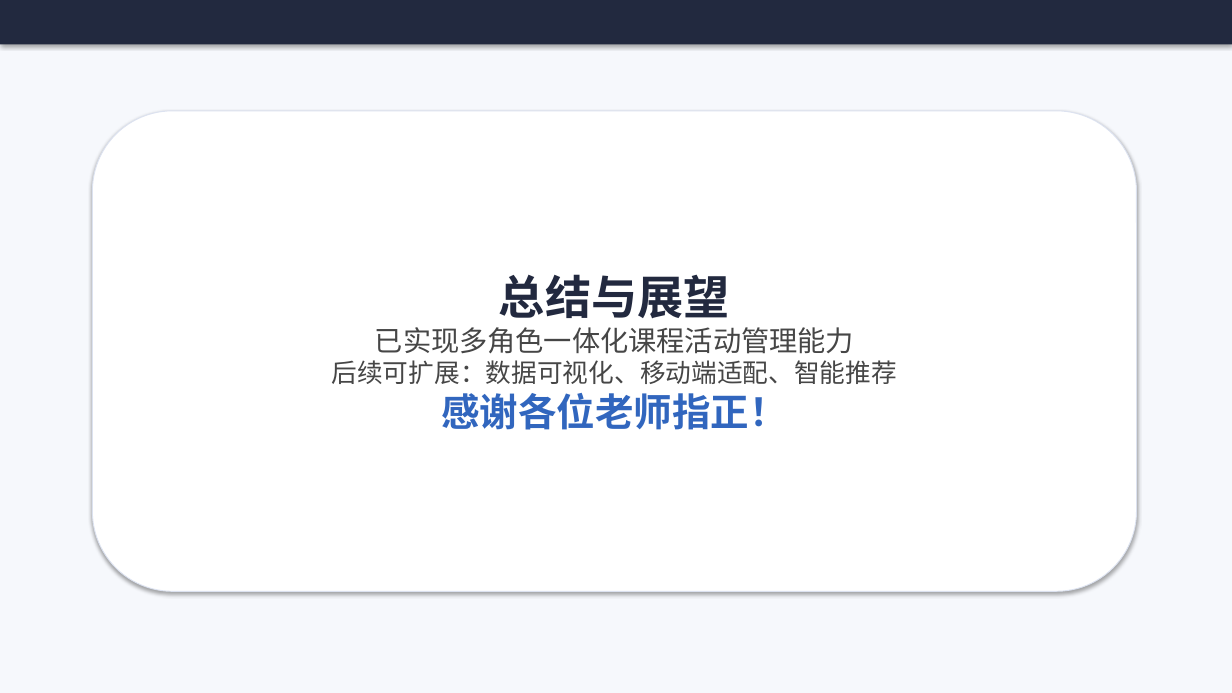
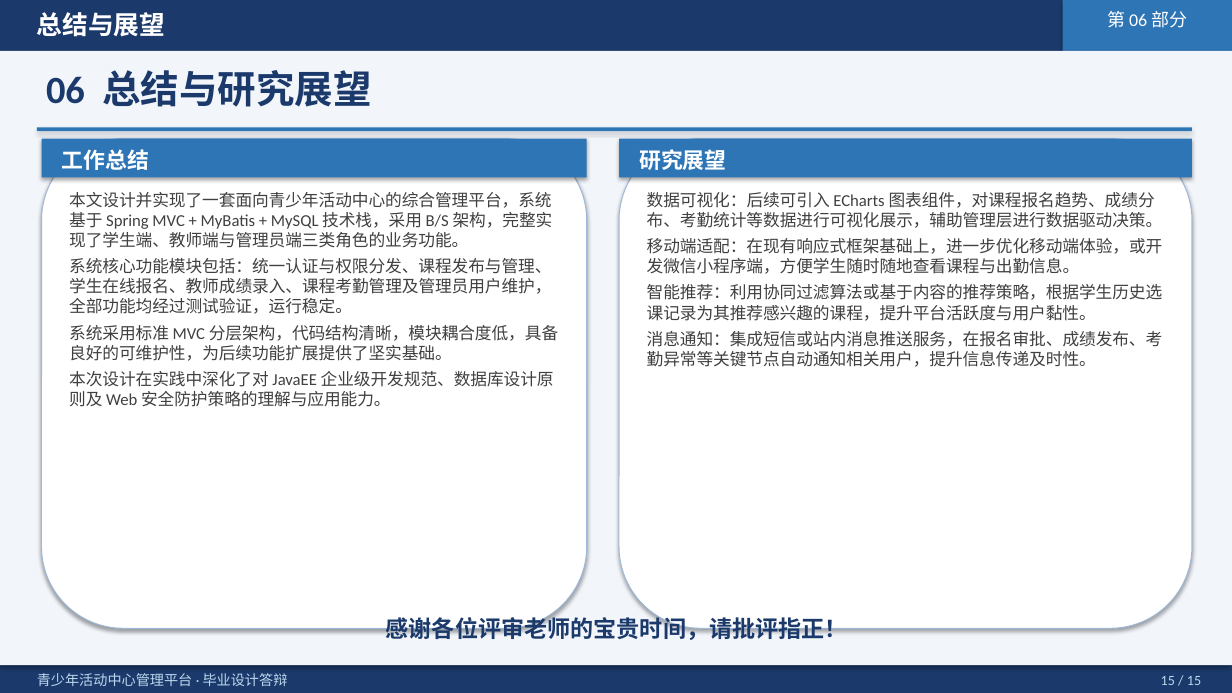
Before and after one commit to cxkqq/Student_Exam, a slide deck: slide 15 of defense_ppt.pptx. Drawn at 1232x693 pixels with LibreOffice and Linux fonts; fonts in the diff are those of the drawing. Boxes give left, top, right and bottom in pixels: in the first picture for what was removed or moved away, otherwise in the second. Text is boxed around its words. In the diff, an @@ line names an element or a change of style, - is before the commit and + after.

```diff
--- a/defense_ppt.pptx
+++ b/defense_ppt.pptx
@@ rectangle: place and size @@
-rectangle at [0, 0, 1232, 44]
+rectangle at [0, 0, 1232, 51]
@@ rectangle at [0, 0, 1232, 51]: fill #22293F to #1B3A6B @@
@@ text added at [37, 12, 165, 37], 20 pt, text #FFFFFF, bold @@
+总结与展望
@@ rectangle added at [1063, 0, 1232, 51], fill #2E75B6 @@
@@ text added at [1107, 11, 1187, 28], 14 pt, text #FFFFFF @@
+第 06 部分
@@ rectangle: place and size @@
-rectangle at [0, 0, 1232, 693]
+rectangle at [0, 51, 1232, 665]
@@ rectangle at [0, 51, 1232, 665]: fill #F6F8FC to #F2F6FB @@
@@ text added at [46, 70, 371, 107], 30 pt, text #1B3A6B, bold @@
+06 总结与研究展望
@@ rounded rectangle removed at [92, 111, 1137, 592] @@
-总结与展望
-已实现多角色一体化课程活动管理能力
-后续可扩展：数据可视化、移动端适配、智能推荐
-感谢各位老师指正！
@@ rectangle added at [37, 128, 1192, 131], fill #2E75B6 @@
@@ rounded rectangle added at [42, 139, 587, 628], fill #FFFFFF, outline #9DB8D9 0.75 pt @@
@@ rectangle added at [42, 139, 587, 177], fill #2E75B6 @@
@@ text added at [62, 149, 149, 170], 17 pt, text #FFFFFF, bold @@
+工作总结
@@ rounded rectangle added at [619, 139, 1192, 628], fill #FFFFFF, outline #9DB8D9 0.75 pt @@
@@ rectangle added at [619, 139, 1192, 177], fill #2E75B6 @@
@@ text added at [639, 149, 726, 170], 17 pt, text #FFFFFF, bold @@
+研究展望
@@ text added at [69, 192, 558, 407], 13 pt, text #404040 @@
+本文设计并实现了一套面向青少年活动中心的综合管理平台，系统基于 Spring MVC + MyBatis + MySQL 技术栈，采用 B/S 架构，完整实现了学生端、教师端与管理员端三类角色的业务功能。
+系统核心功能模块包括：统一认证与权限分发、课程发布与管理、学生在线报名、教师成绩录入、课程考勤管理及管理员用户维护，全部功能均经过测试验证，运行稳定。
+系统采用标准 MVC 分层架构，代码结构清晰，模块耦合度低，具备良好的可维护性，为后续功能扩展提供了坚实基础。
+本次设计在实践中深化了对 JavaEE 企业级开发规范、数据库设计原则及 Web 安全防护策略的理解与应用能力。
@@ text added at [647, 192, 1163, 367], 13 pt, text #404040 @@
+数据可视化：后续可引入 ECharts 图表组件，对课程报名趋势、成绩分布、考勤统计等数据进行可视化展示，辅助管理层进行数据驱动决策。
+移动端适配：在现有响应式框架基础上，进一步优化移动端体验，或开发微信小程序端，方便学生随时随地查看课程与出勤信息。
+智能推荐：利用协同过滤算法或基于内容的推荐策略，根据学生历史选课记录为其推荐感兴趣的课程，提升平台活跃度与用户黏性。
+消息通知：集成短信或站内消息推送服务，在报名审批、成绩发布、考勤异常等关键节点自动通知相关用户，提升信息传递及时性。
@@ text added at [386, 614, 848, 640], 18 pt, text #1B3A6B, bold @@
+感谢各位评审老师的宝贵时间，请批评指正！
@@ rectangle added at [0, 665, 1232, 693], fill #1B3A6B @@
@@ text added at [37, 673, 288, 686], 11 pt, text #BDD7EE @@
+青少年活动中心管理平台 · 毕业设计答辩
@@ text added at [1161, 676, 1201, 685], 11 pt, text #BDD7EE @@
+15 / 15
```
Also in this commit, not shown: 6 other slides changed, 8 slides added, 8 slides removed.
